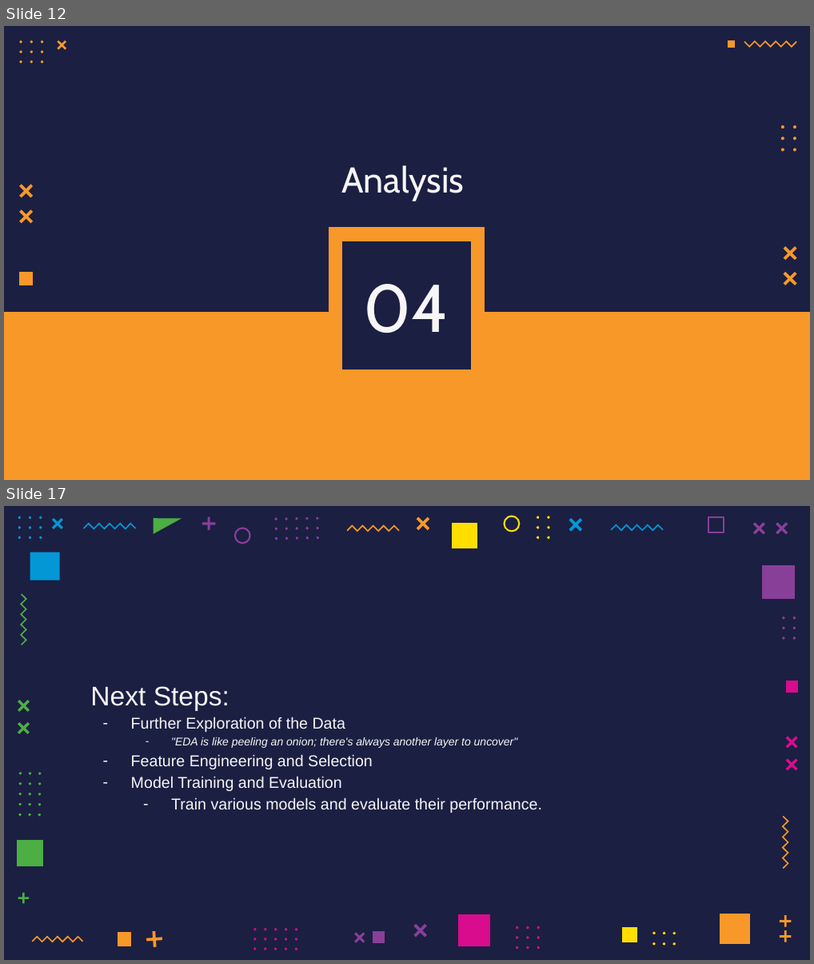
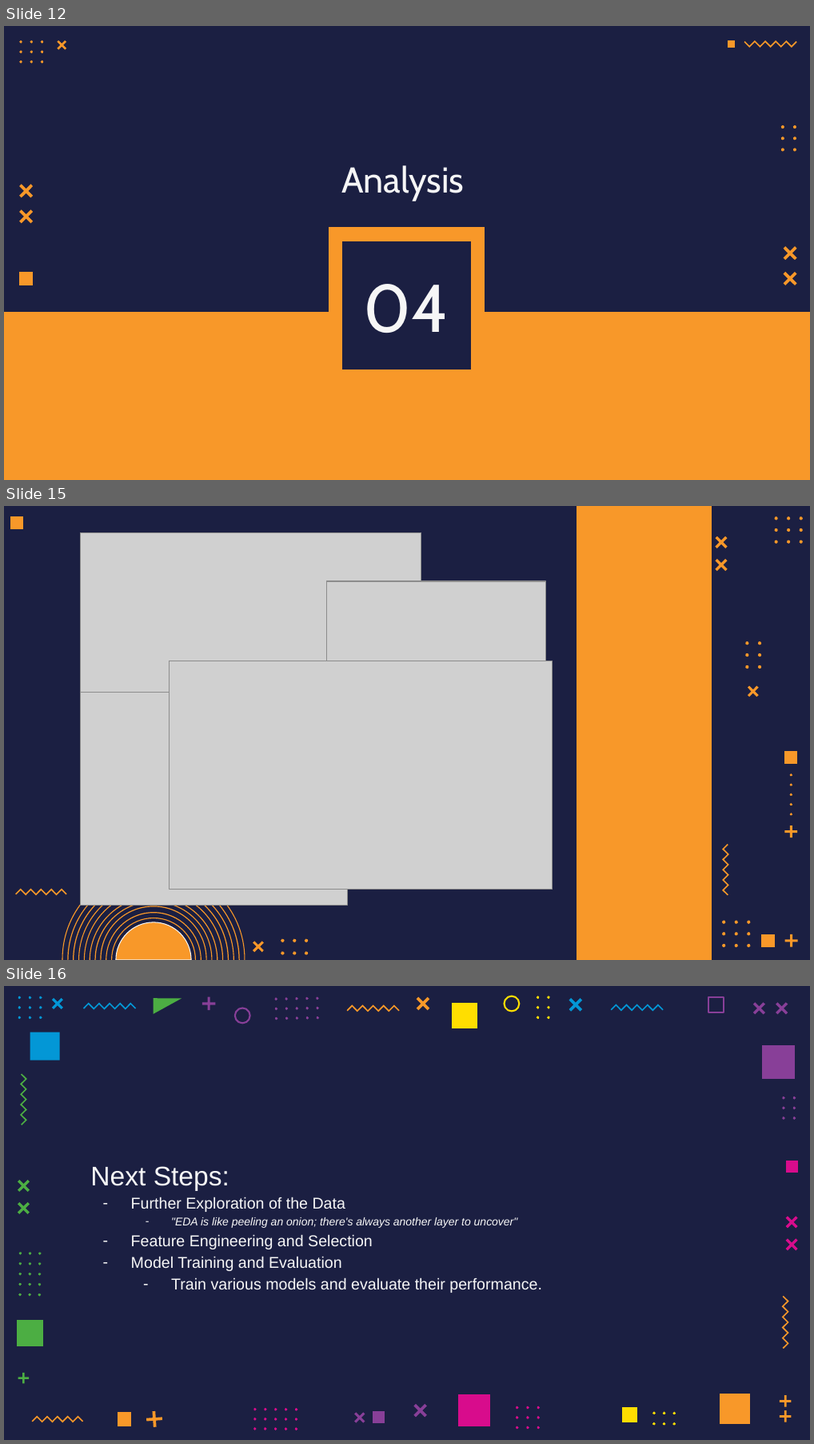
Before and after one commit to F102M8/data-science-project, a slide deck: presentation/GAME.pptx. Shown one above the other, each under a label of ours: slides 12 and 17 before the commit, slides 12, 15 and 16 after it; the slides between them are not shown. The pictures are 814x964 and 814x1444 pixels, drawn with LibreOffice and Linux fonts; fonts in the diff are those of the drawing; grey boxes stand for pictures. Boxes give left, top, right and bottom in pixels: in the first picture for what was removed or moved away, otherwise in the second. Text is boxed around its words. In the diff, an @@ line names an element or a change of style, - is before the commit and + after.

```diff
--- a/presentation/GAME.pptx
+++ b/presentation/GAME.pptx
@@ slide 15 added at (4, 506, 810, 960), background #1B1F42 @@
@@ freeform shape added at (10, 516, 23, 529), fill #F89829 @@
@@ freeform shape added at (577, 506, 712, 959), fill #F89829 @@
@@ picture added at (81, 532, 422, 804) @@
@@ freeform shape added at (715, 536, 727, 548), fill #F89829 @@
@@ group added at (774, 516, 803, 543): 9 freeform shapes @@
@@ freeform shape added at (715, 560, 727, 572), fill #F89829 @@
@@ picture added at (326, 581, 546, 756) @@
@@ picture added at (170, 661, 552, 890) @@
@@ group added at (745, 641, 762, 668): 6 freeform shapes @@
@@ picture added at (81, 692, 347, 904) @@
@@ freeform shape added at (748, 686, 759, 697), fill #F89829 @@
@@ freeform shape added at (786, 751, 798, 764), fill #F89829 @@
@@ group added at (790, 773, 792, 816): 5 freeform shapes @@
@@ freeform shape added at (785, 826, 798, 838), fill #F89829 @@
@@ freeform shape added at (722, 844, 730, 895), fill #F89829 @@
@@ freeform shape added at (15, 888, 67, 896), fill #F89829 @@
@@ freeform shape added at (62, 867, 245, 959), fill #F89829 @@
@@ freeform shape added at (116, 921, 191, 959), fill #F89829, outline #F6F6F6 0.75 pt @@
@@ freeform shape added at (762, 933, 775, 946), fill #F89829 @@
@@ freeform shape added at (786, 934, 798, 947), fill #F89829 @@
@@ freeform shape added at (253, 940, 265, 952), fill #F89829 @@
@@ group added at (281, 938, 308, 954): 6 freeform shapes @@
@@ group added at (722, 920, 751, 947): 9 freeform shapes @@
@@ what was slide 17 is now slide 16 @@
```
Also in this commit, not shown: 3 slides changed, 3 other slides added, 5 slides removed.
